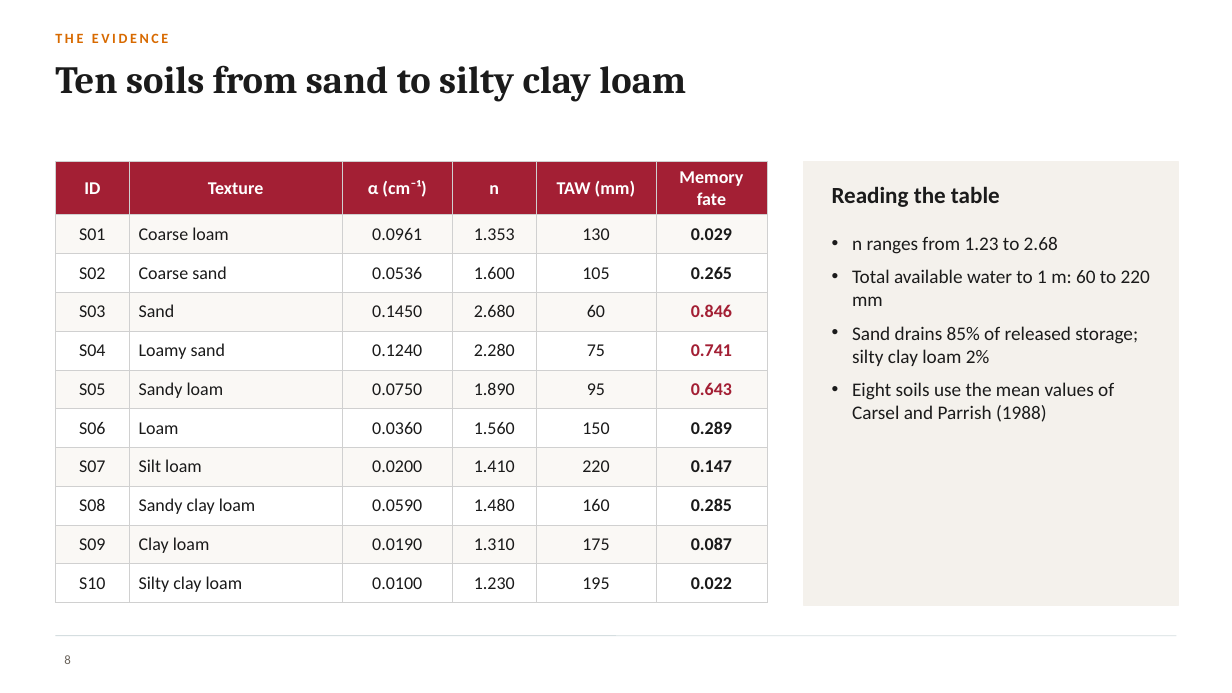
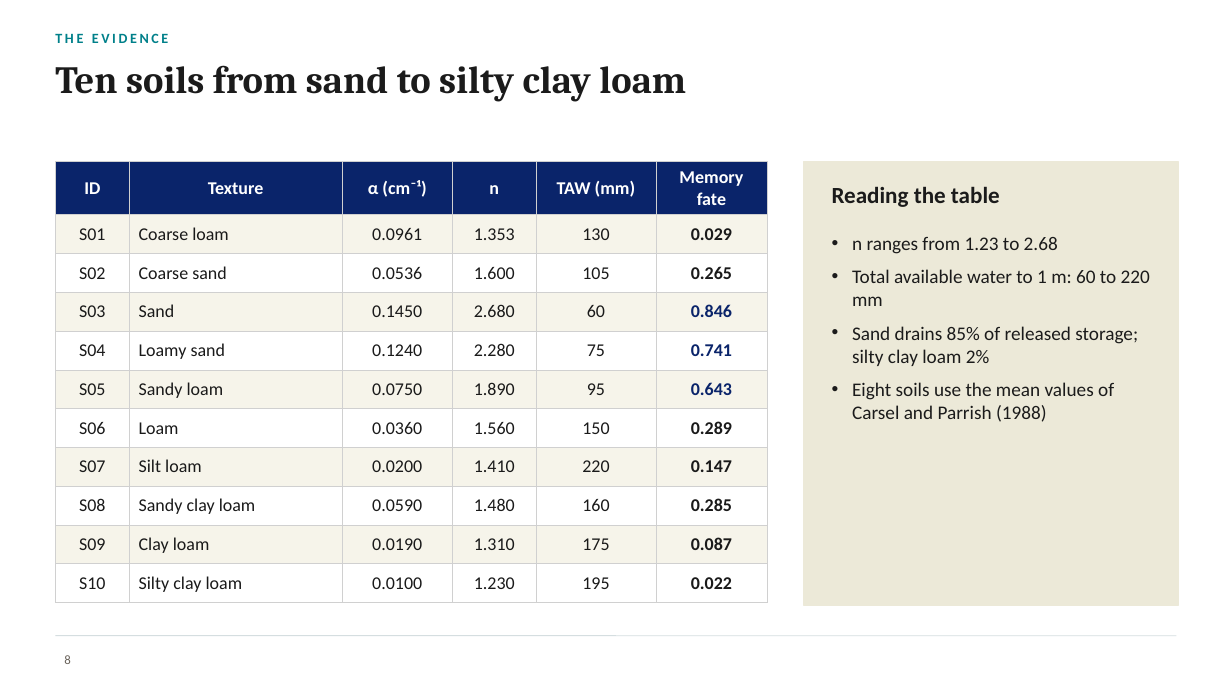
Before and after one commit to halilunaziru73-creator/Coupled-Water-Fluxes-Pore-Scale-Dynamics-Precision-Irrigation-Mulching-Feedback-Loops, a slide deck: slide 8 of Manuscripts/pdf/Supplementary/SWAFL_Presentation.pptx. Drawn at 1232x693 pixels with LibreOffice and Linux fonts; fonts in the diff are those of the drawing; background and template pictures are left out. Boxes give left, top, right and bottom in pixels: in the first picture for what was removed or moved away, otherwise in the second. Text is boxed around its words. In the diff, an @@ line names an element or a change of style, - is before the commit and + after.

Commit message:
Presentation: colours taken from the SWAFL software (navy, beige, teal, lavender)

```diff
--- a/Manuscripts/pdf/Supplementary/SWAFL_Presentation.pptx
+++ b/Manuscripts/pdf/Supplementary/SWAFL_Presentation.pptx
@@ text "THE EVIDENCE" at box(55, 33, 169, 43): text colour #D86A00 to #00808A @@
@@ table at box(55, 162, 767, 596) @@
@@ fill #A31F34 to #0A246A in row 1 @@
@@ fill #FAF8F5 to #F6F4EA in 30 cells @@
@@ text colour #A31F34 to #0A246A in "0.846", "0.741", "0.643" @@
@@ rectangle at box(804, 162, 1178, 605): fill #F4F1EC to #ECE9D8; outline #F4F1EC 1 pt to #ECE9D8 1 pt @@
```
Also in this commit, not shown: 28 other slides changed.
